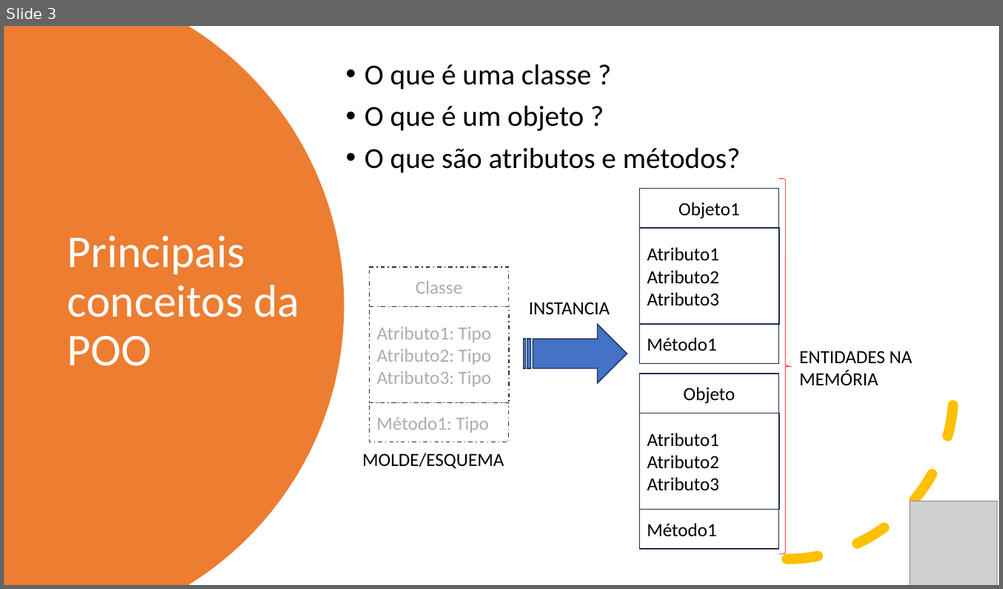
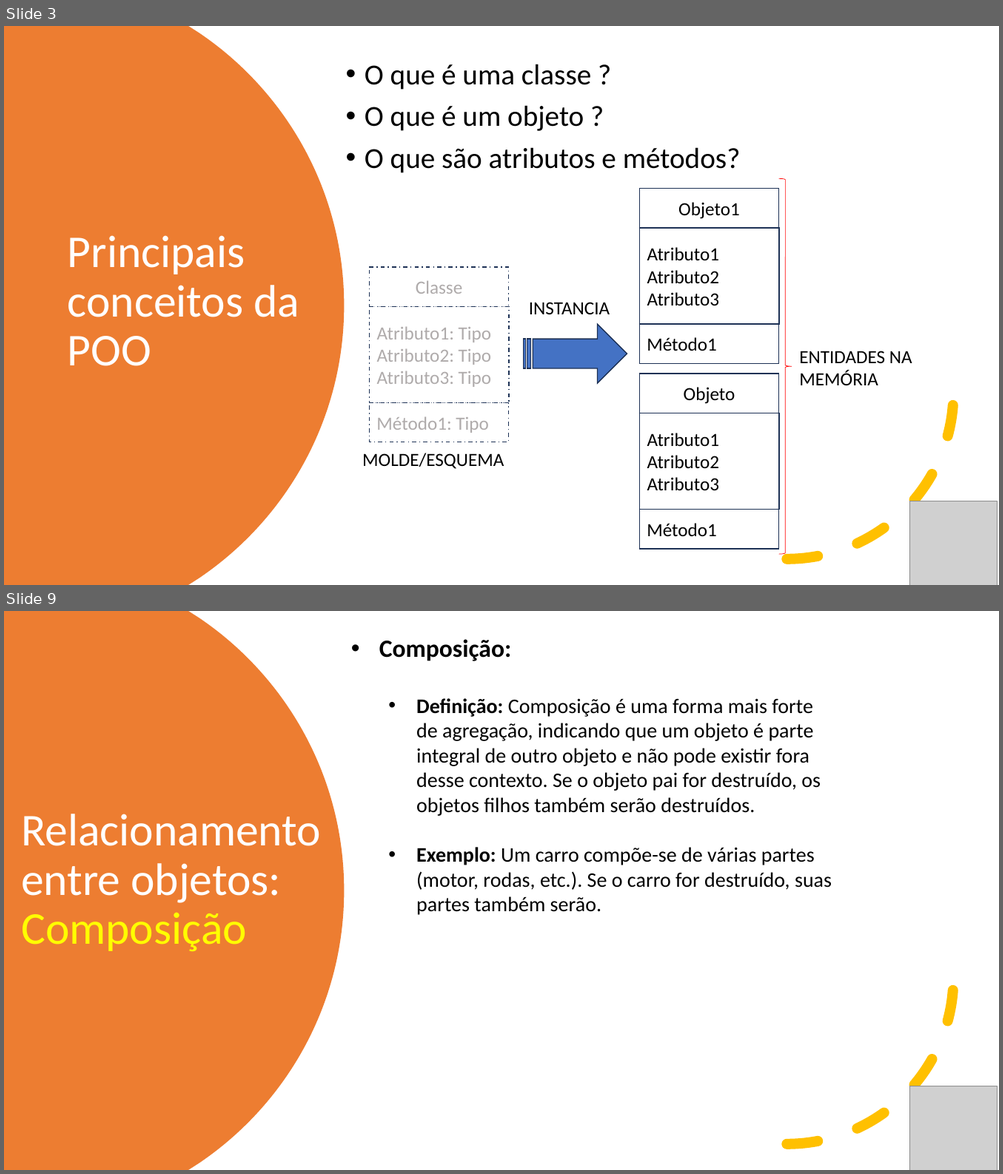
Before and after one commit to aclaytonbr/cursos, a slide deck: POO/Aula_1.pptx. Shown one above the other, each under a label of ours: slide 3 before the commit, slides 3 and 9 after it; the slides between them are not shown. The pictures are 1003x589 and 1003x1174 pixels, drawn with LibreOffice and Linux fonts; fonts in the diff are those of the drawing; grey boxes stand for pictures. Boxes give left, top, right and bottom in pixels: in the first picture for what was removed or moved away, otherwise in the second. Text is boxed around its words. In the diff, an @@ line names an element or a change of style, - is before the commit and + after.

```diff
--- a/POO/Aula_1.pptx
+++ b/POO/Aula_1.pptx
@@ slide 9 added at (4,611,999,1170), background #FFFFFF @@
@@ freeform shape added at (4,611,344,1170), fill #ED7D31 @@
@@ text added at (379,639,831,915), 20 pt, text #000000 @@
+• Composição:
+  • Definição: Composição é uma forma mais forte de agregação, indicando que um objeto é parte integral de outro objeto e não pode existir fora desse contexto. Se o objeto pai for destruído, os objetos filhos também serão destruídos.
+  • Exemplo: Um carro compõe-se de várias partes (motor, rodas, etc.). Se o carro for destruído, suas partes também serão.
@@ title added at (21,814,321,952), 44 pt, text #FFFFFF @@
+Relacionamento entre objetos:
+Composição
@@ arc (boxed as its full ellipse) added at (620,812,954,1145), outline #FFC000 10 pt dashed @@
@@ picture added at (910,1086,997,1170) @@
```
Also in this commit, not shown: 6 slides changed, 1 other slide added, 28 other files.
